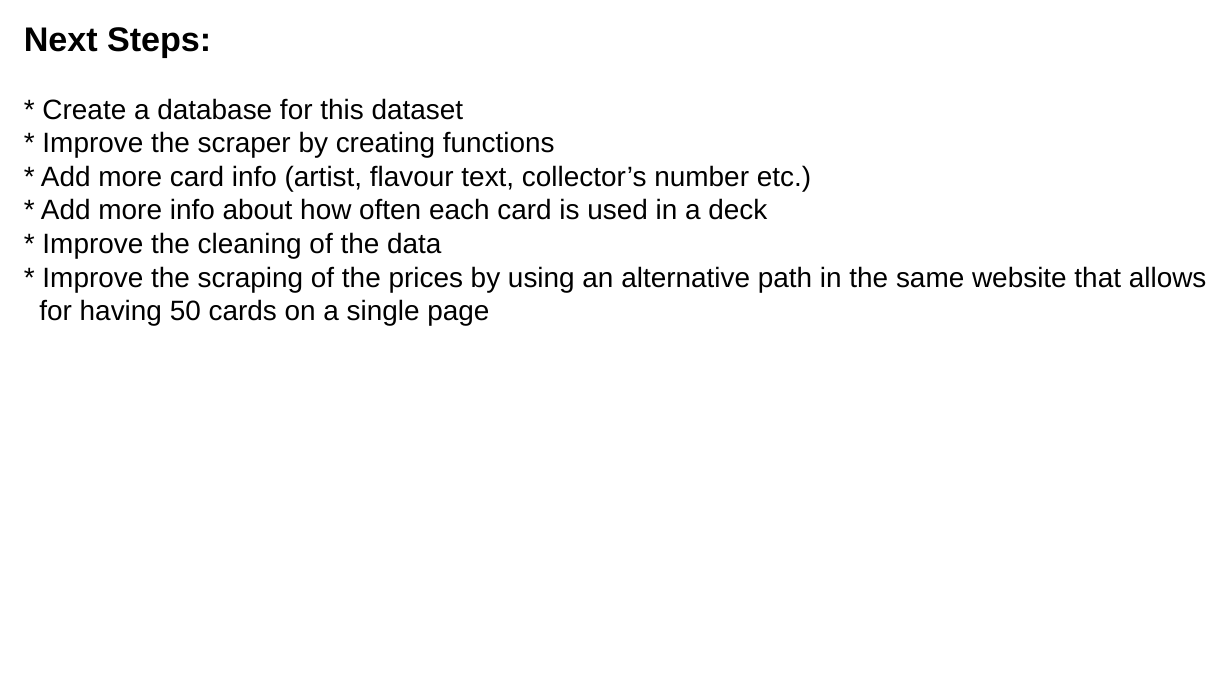
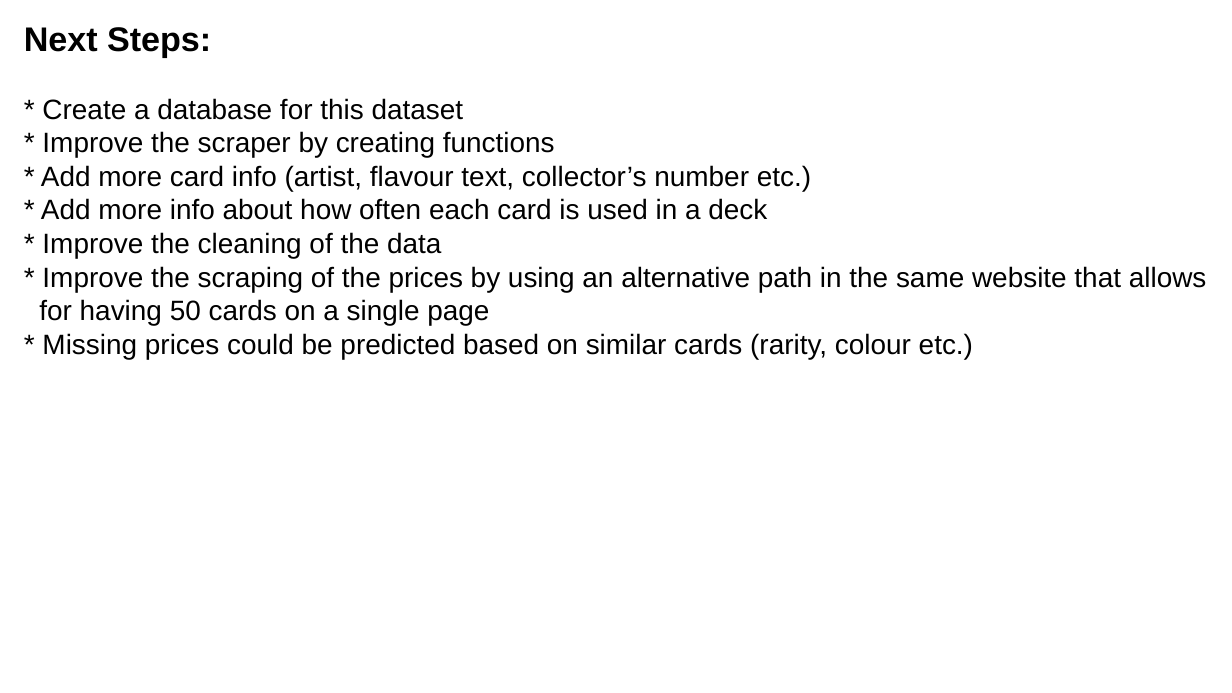
Before and after one commit to Spiros07/mtg_scraper, a slide deck: slide 10 of presentation.odp. Drawn at 1232x693 pixels with LibreOffice and Linux fonts; fonts in the diff are those of the drawing. Boxes give left, top, right and bottom in pixels: in the first picture for what was removed or moved away, otherwise in the second. Text is boxed around its words. In the diff, an @@ line names an element or a change of style, - is before the commit and + after.

```diff
--- a/presentation.odp
+++ b/presentation.odp
@@ text at [42, 333, 973, 359]: paragraph added @@
+* Missing prices could be predicted based on similar cards (rarity, colour etc.)
```
Also in this commit, not shown: 2 other slides changed, 1 slide removed.
